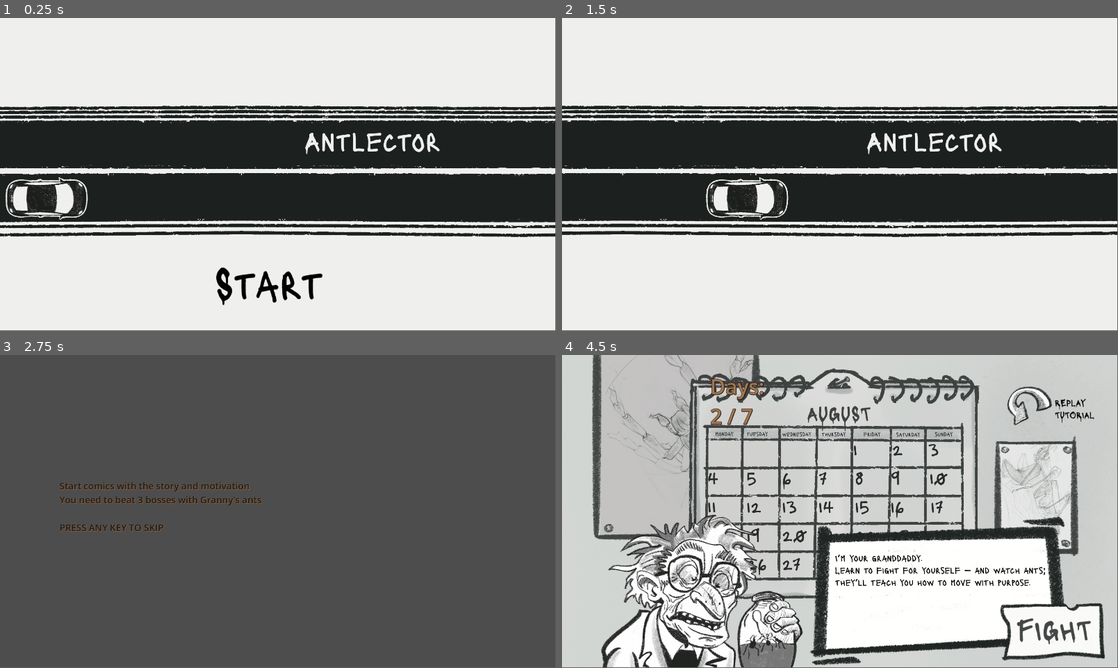
Above: before the commit, frames 1-4 (two rows, left to right).
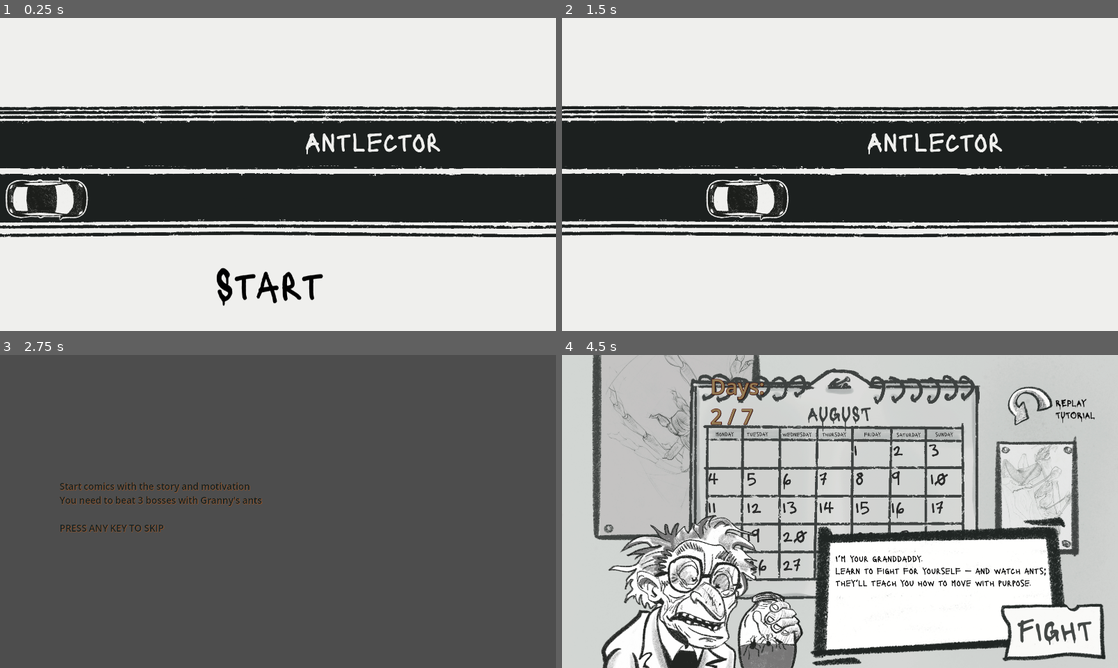
Above: after the commit, the same moments.

Repository: Tapot/ld58
Game: Godot game, scene res://scenes/start_game_main.tscn
The game is run twice, just before and just after one commit, with the same random seed, the same clock (stepped at 60 frames per second) and the same inputs.
Inputs (mouse positions are in pixels of both pictures, inside the frame that each line leads up to):
- Up to frame 1 (0.25 s): no input
- Up to frame 2 (1.5 s): click (828, 287) at 0.5 s; tap Enter at 1.25 s; move the mouse to (962, 158) at 1.27 s; click (962, 158) at 1.42 s
- Up to frame 3 (2.75 s): move the mouse to (166, 527) at 2.02 s; click (166, 527) at 2.17 s
- Up to frame 4 (4.5 s): tap Space at 2.75 s; move the mouse to (895, 442) at 2.77 s; click (895, 442) at 2.92 s; click "LEARN" at 3.5 s; click "BACK" at 4.25 s
The window is 799x449 before the commit and 800x450 after it. Grey fills any space a smaller window leaves; there, only what the larger window draws over its background counts as a difference.

The runs differ from the first frame. In frame 1, 4.4% of the frame differs, in the area x 0-100%, y 28-92%; in frame 2, 4.2%; in frame 3, 0.7%; in frame 4, 11%, in the area x 5-98%, y 0-100%.

Commit message:
fix itch size

Diff:
--- a/antcollector_godot/project.godot
+++ b/antcollector_godot/project.godot
@@ -10,7 +10,8 @@
 
 [application]
 
-config/name="AntCollector"
+config/name="Antlector"
+config/description="Beat them all with your ants"
 run/main_scene="uid://c0qju7nwdcmuu"
 config/features=PackedStringArray("4.4", "GL Compatibility")
 config/icon="res://icon.svg"
@@ -27,6 +28,8 @@
 window/size/viewport_width=1920
 window/size/viewport_height=1080
 window/size/resizable=false
+window/stretch/mode="viewport"
+window/stretch/aspect="keep_width"
 
 [input]
 
Not shown, added: antcollector_godot/export_presets.cfg
